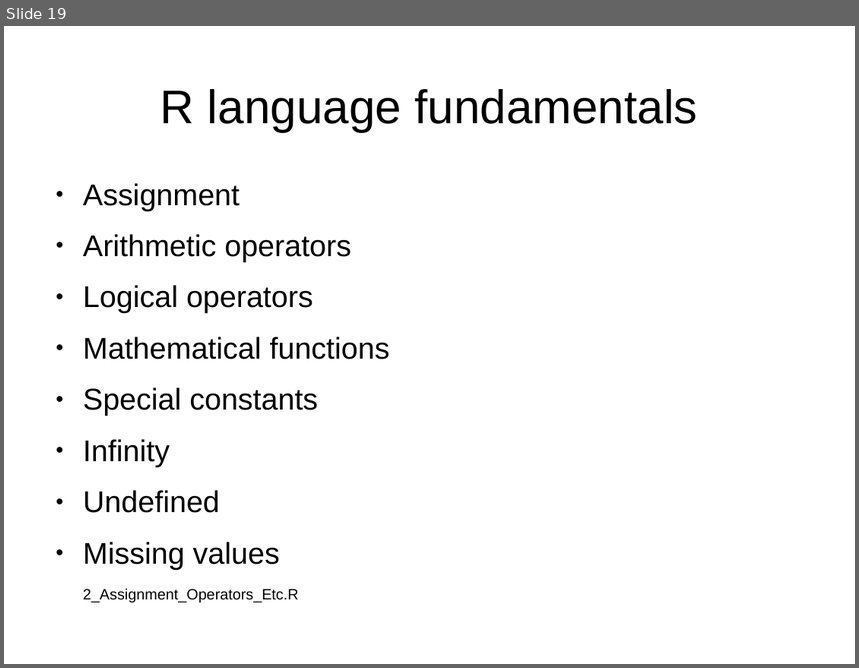
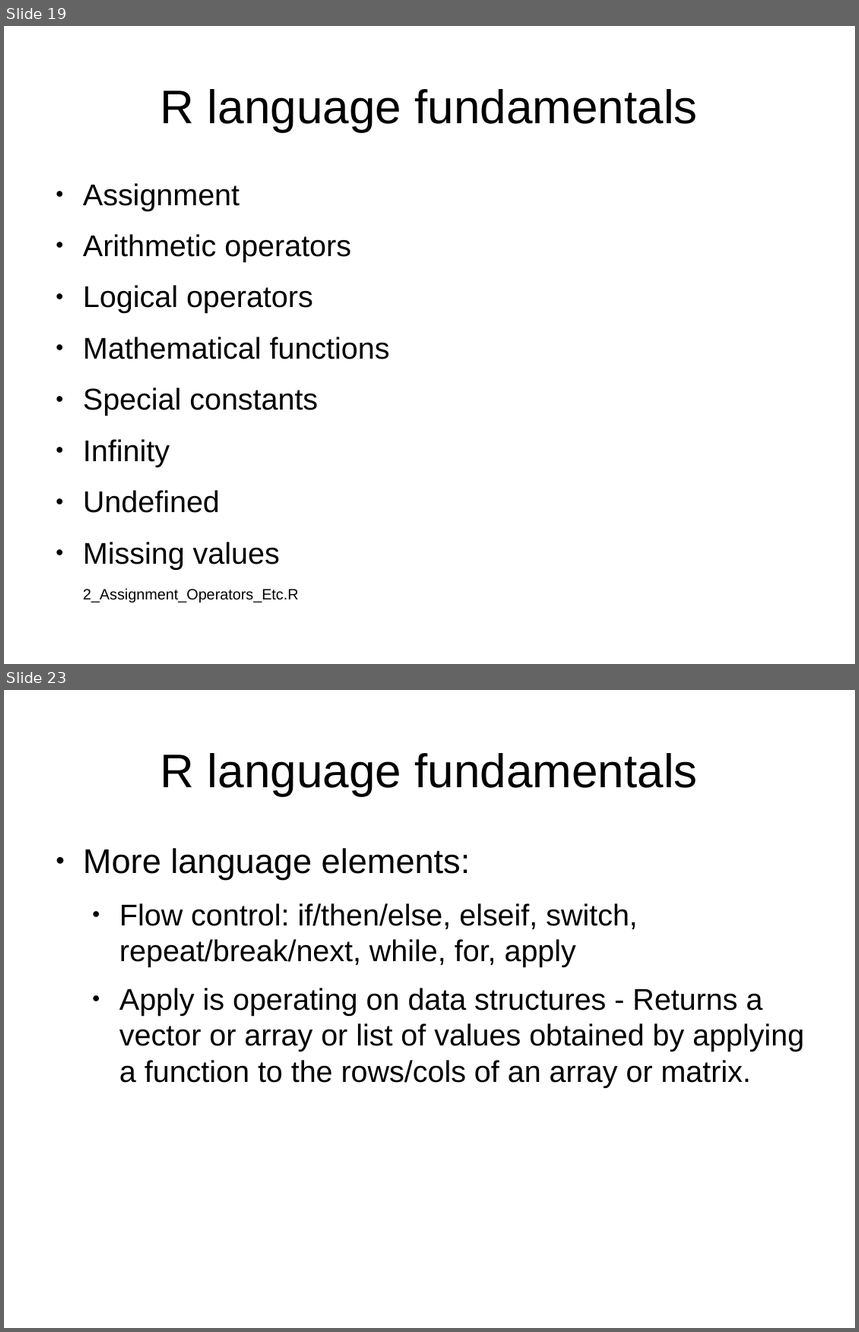
Before and after one commit to Johnny-Blue/R, a slide deck: R.odp. Shown one above the other, each under a label of ours: slide 19 before the commit, slides 19 and 23 after it; the slides between them are not shown. The pictures are 859x668 and 859x1332 pixels, drawn with LibreOffice and Linux fonts; fonts in the diff are those of the drawing. Boxes give left, top, right and bottom in pixels: in the first picture for what was removed or moved away, otherwise in the second. Text is boxed around its words. In the diff, an @@ line names an element or a change of style, - is before the commit and + after.

```diff
--- a/R.odp
+++ b/R.odp
@@ slide 23 added at box(4, 690, 855, 1328), background #FFFFFF @@
@@ title added at box(161, 753, 698, 796), 44 pt, text #000000 @@
+R language fundamentals
@@ text added at box(83, 848, 804, 1087), 28 pt, text #000000 @@
+● More language elements:
+  ● Flow control: if/then/else, elseif, switch, repeat/break/next, while, for, apply
+  ● Apply is operating on data structures - Returns a vector or array or list of values obtained by applying a function to the rows/cols of an array or matrix.
```
Also in this commit, not shown: 4 slides changed, 4 other slides added, 8 other files.
